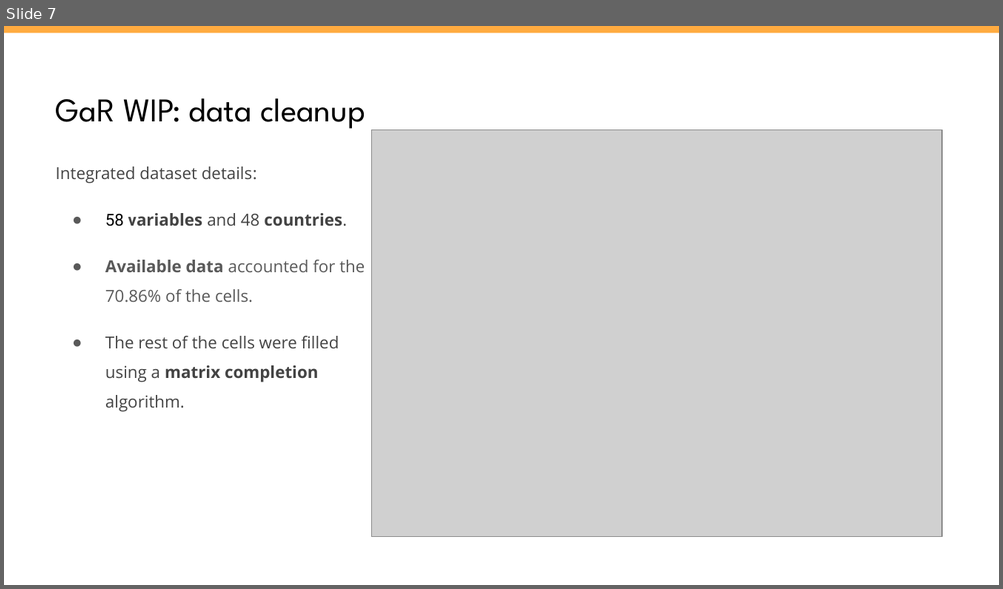
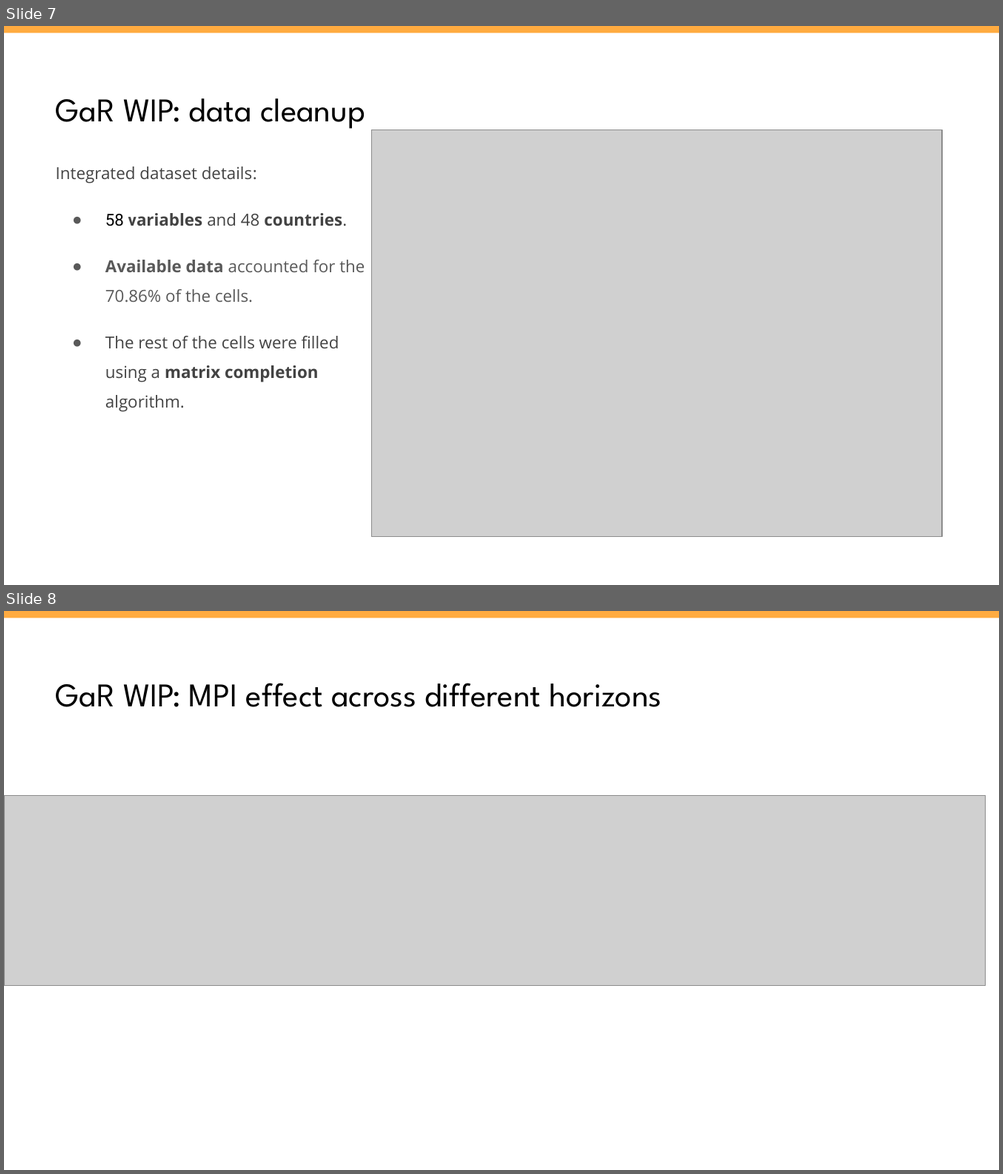
Before and after one commit to vlad-yeghiazaryan/armenian-gar, a slide deck: Presentations/Forward-looking CCyB GaR.pptx. Shown one above the other, each under a label of ours: slide 7 before the commit, slides 7 and 8 after it. The pictures are 1003x589 and 1003x1174 pixels, drawn with LibreOffice and Linux fonts; fonts in the diff are those of the drawing; grey boxes stand for pictures. Boxes give left, top, right and bottom in pixels: in the first picture for what was removed or moved away, otherwise in the second. Text is boxed around its words. In the diff, an @@ line names an element or a change of style, - is before the commit and + after.

```diff
--- a/Presentations/Forward-looking CCyB GaR.pptx
+++ b/Presentations/Forward-looking CCyB GaR.pptx
@@ slide 8 added at [4,611,999,1170], background #FFFFFF; not listed: 1 template element that a slide beside it also shows @@
@@ title added at [56,683,661,707], 24 pt, text #000000 @@
+GaR WIP: MPI effect across different horizons
@@ picture added at [4,796,986,986] @@
```
Also in this commit, not shown: 1 slide changed, 4 other slides added, 1 slide removed, 42 other files.
